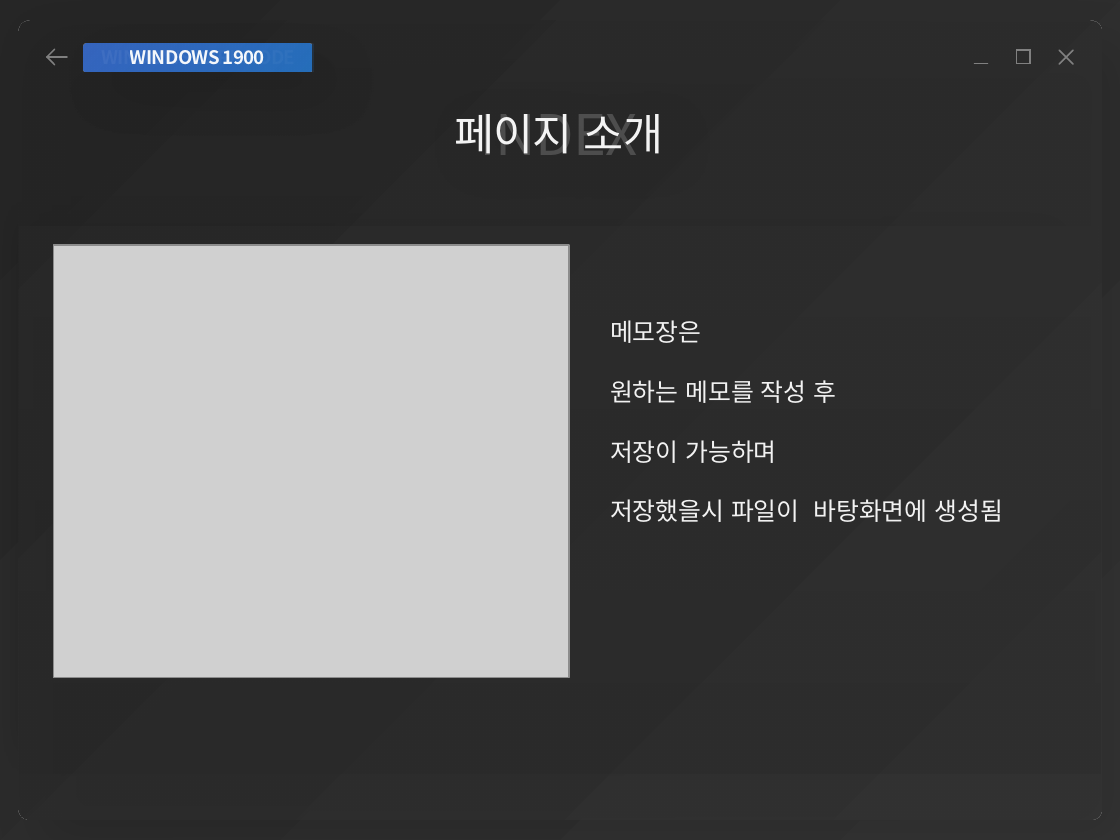
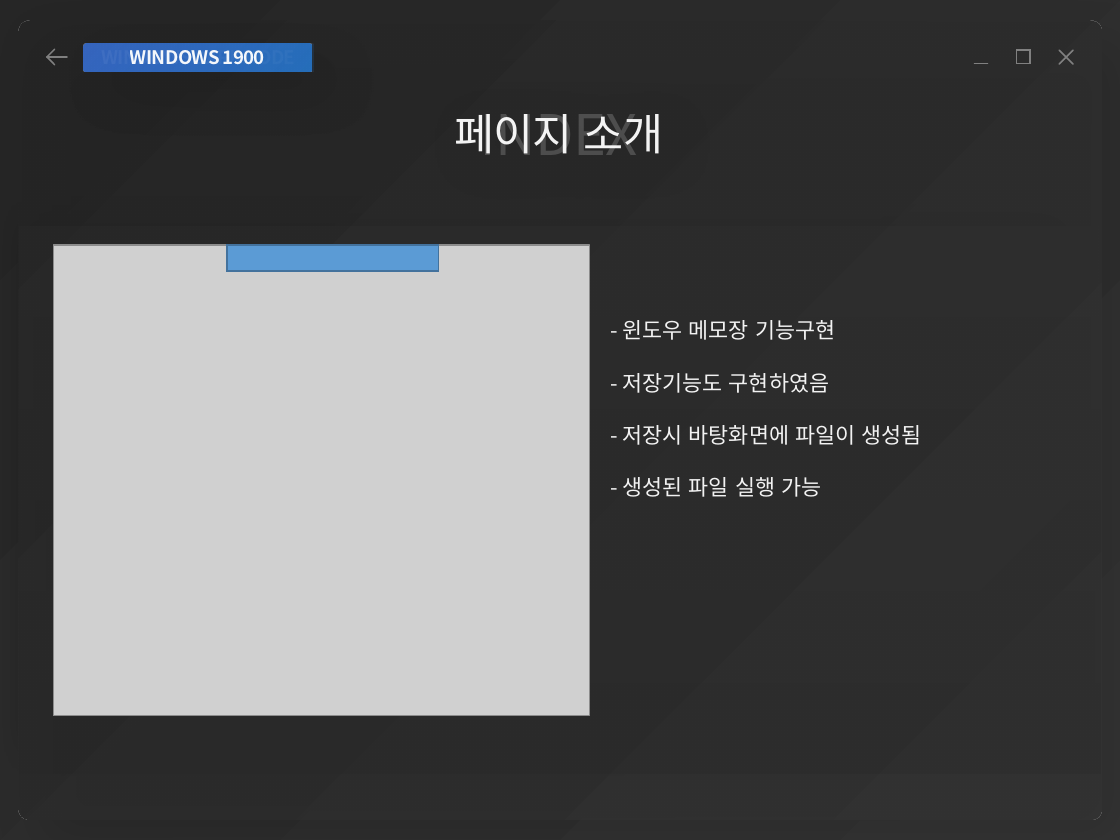
Before and after one commit to yonggyu01/windowProject, a slide deck: slide 14 of 김용규 개인포폴.pptx. Drawn at 1120x840 pixels with LibreOffice and Linux fonts; fonts in the diff are those of the drawing; grey boxes stand for pictures; background and template pictures are left out. Boxes give left, top, right and bottom in pixels: in the first picture for what was removed or moved away, otherwise in the second. Text is boxed around its words. In the diff, an @@ line names an element or a change of style, - is before the commit and + after.

```diff
--- a/김용규 개인포폴.pptx
+++ b/김용규 개인포폴.pptx
@@ picture: place and size @@
-picture at <box>54,245,570,678</box>
+picture at <box>54,245,590,717</box>
@@ rectangle added at <box>227,245,439,271</box>, fill #5B9BD5, outline #43739E 1 pt @@
@@ text at <box>623,320,922,497</box>: text changed; size 16 to 14 pt @@
-메모장은
-원하는 메모를 작성 후
-저장이 가능하며
-저장했을시 파일이 바탕화면에 생성됨
+- 윈도우 메모장 기능구현
+- 저장기능도 구현하였음
+- 저장시 바탕화면에 파일이 생성됨
+- 생성된 파일 실행 가능
```
Also in this commit, not shown: 17 other slides changed, 4 other files.
